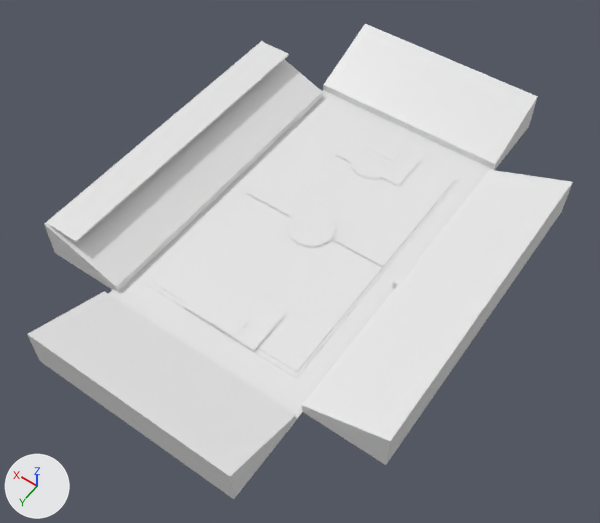
An edit to the Blender file untitled.blend, drawn before and after from the same camera.
Camera for both pictures: a 50 mm camera at (-327.0, 476.0, 667.0) aimed at (-14.0, 37.0, -23.0). Every picture has the same lights, and +X, +Y and +Z are marked at lower left.
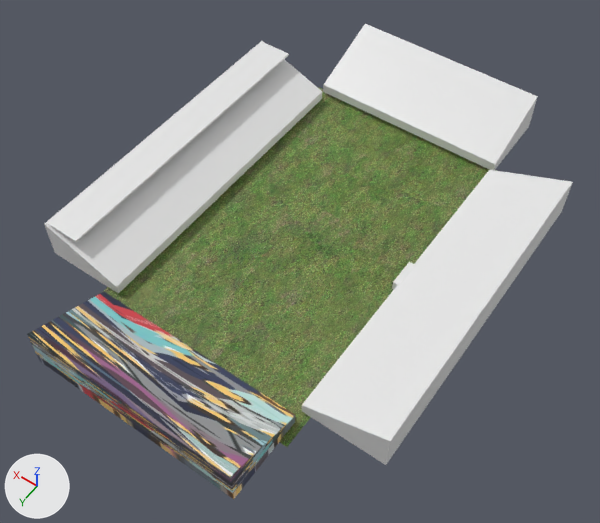
The edits, one by one:
Picture 'crowd.jpg' (img_crowd_jpg) is new.
Picture 'grass.jpg' (img_grass_jpg) is new.
In material 'Material.003' (mat_material_003), base_color is no longer (0.8, 0.8, 0.8), white #e7e7e7.
In material 'Material.003' (mat_material_003), texture is now set to img_crowd_jpg.
Material 'Material.005' (mat_material_005) is new.
Its texture is img_grass_jpg.
Mesh me_plane is new.
It has 4 vertices, 1 face and spans x -1.0..1.0, y -1.0..1.0, z 0.0.
It uses material mat_material_005 (picture img_grass_jpg).
Object 'Cube.005' (ob_cube_005) is deleted.
Object 'Cube.006' (ob_cube_006) is deleted.
Object 'Cube.007' (ob_cube_007) is deleted.
Object 'Cube.011' (ob_cube_011) is deleted.
Object 'Cube.010' (ob_cube_010) is deleted.
Object 'Cube.012' (ob_cube_012) is deleted.
Object 'Cylinder' (ob_cylinder) is deleted.
Object 'Cylinder.001' (ob_cylinder_001) is deleted.
Object 'Cylinder.002' (ob_cylinder_002) is deleted.
Object 'Cylinder.004' (ob_cylinder_004) is deleted.
Object 'Cylinder.003' (ob_cylinder_003) is deleted.
Object 'Cube.014' (ob_cube_014) is deleted.
Object 'Cube.013' (ob_cube_013) is deleted.
Object 'Cube.018' (ob_cube_018) is deleted.
Object 'Cube.017' (ob_cube_017) is deleted.
Object 'Cube.016' (ob_cube_016) is deleted.
Object 'Cube.015' (ob_cube_015) is deleted.
Object 'Cylinder.006' (ob_cylinder_006) is deleted.
Object 'Cylinder.005' (ob_cylinder_005) is deleted.
Object 'Plane' (ob_plane) is new; it shows me_plane.
Its location is (0.0, 7.0, -22.0).
Its scale is (127.0, 209.0, 127.0).

What differs and where, as boxes (x1, y1, x2, y2) in the pictures (600 x 523 px):
'Plane', added (green): after (103, 87, 498, 447)
'Cube.007', deleted: before (153, 116, 455, 372)
'Cube.002', surface changed: (27, 292, 296, 499) in both
'Cube.005', deleted: before (108, 90, 496, 426)
'Cube.011', deleted: before (186, 274, 284, 349)
'Cube.006', deleted: before (148, 113, 460, 378)
'Cube.017', deleted: before (335, 129, 420, 185)
'Cylinder.001', deleted: before (288, 210, 335, 246)
'Cube.013', deleted: before (205, 303, 248, 336)
'Cube.016', deleted: before (365, 137, 403, 161)
'Cube.010', deleted: before (184, 274, 286, 351)
'Cylinder.003', deleted: before (236, 283, 267, 303)
'Cube.012', deleted: before (245, 191, 383, 267)
'Cylinder.006', deleted: before (350, 162, 380, 178)
'Cube.018', deleted: before (334, 129, 422, 186)
'Cylinder', deleted: before (287, 209, 336, 247)
'Cube.014', deleted: before (204, 303, 249, 338)
'Cylinder.005', deleted: before (350, 163, 381, 179)
'Cube.015', deleted: before (366, 137, 404, 162)
'Cylinder.004', deleted: before (235, 283, 268, 303)
